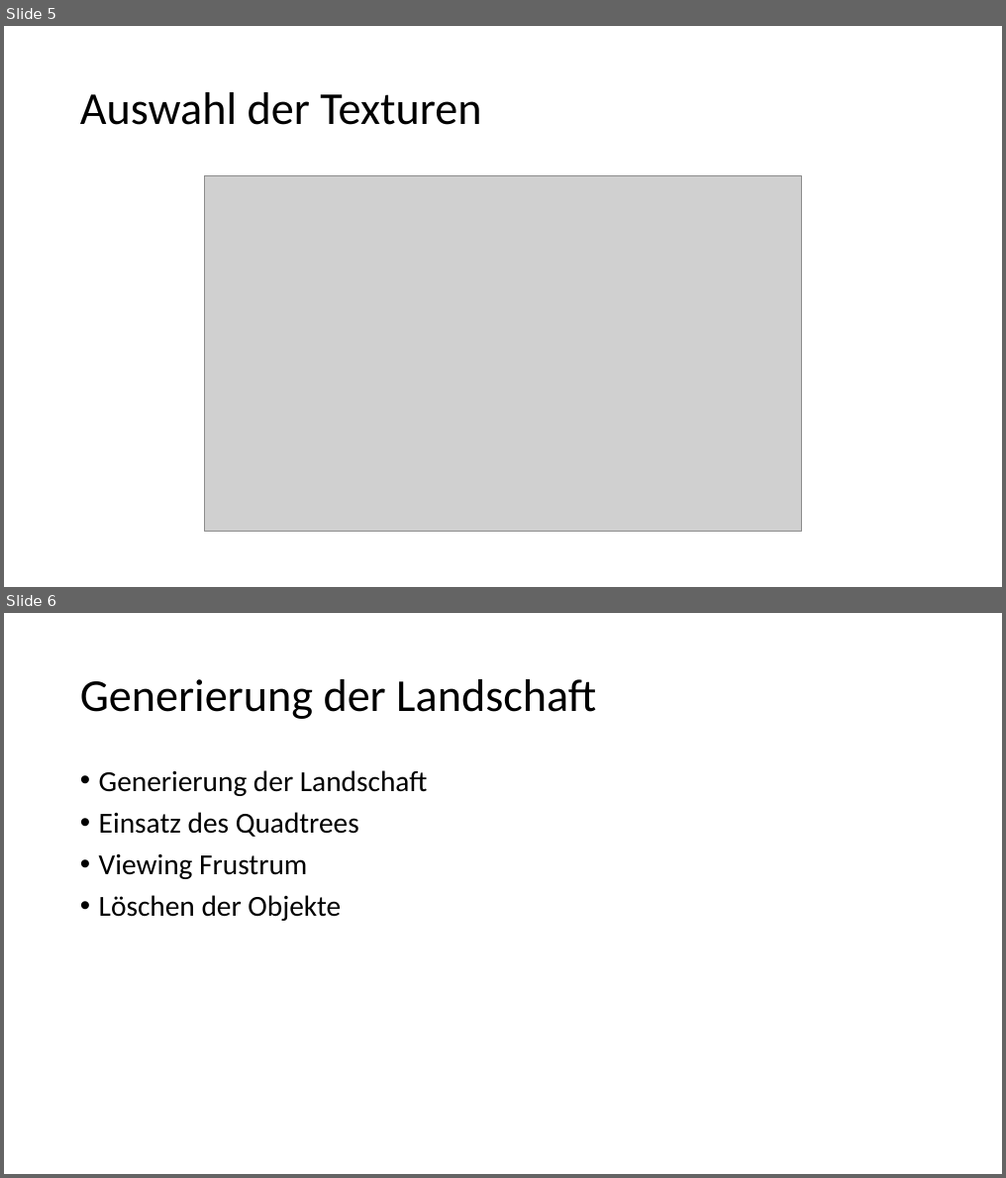
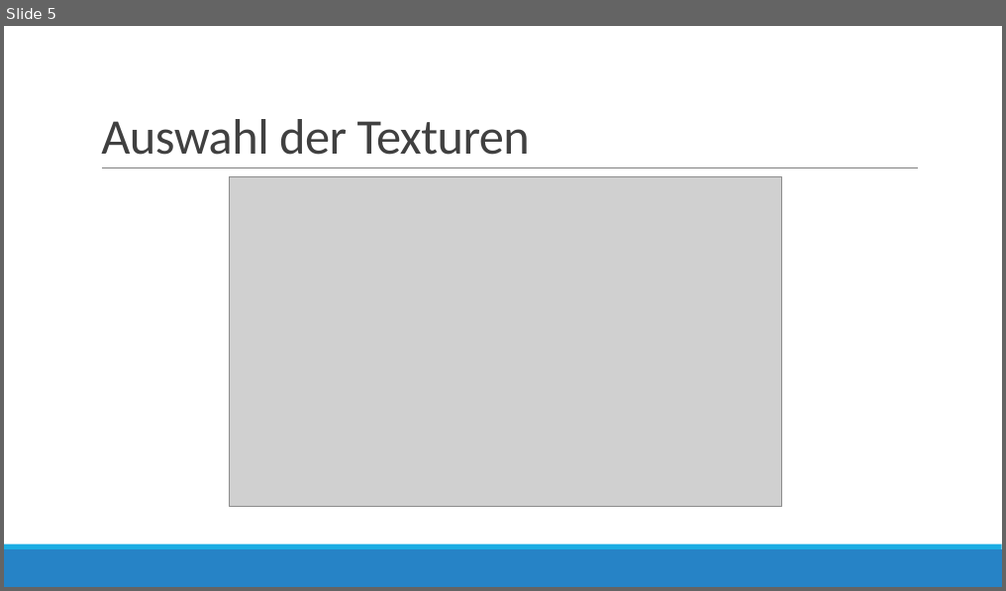
Before and after one commit to JanNiclasRuppenthal/SP_Portfolio01, a slide deck: slides/Portfolio01_Slides.pptx. Shown one above the other, each under a label of ours: slides 5 and 6 before the commit, slide 5 after it. The pictures are 1006x1178 and 1006x591 pixels, drawn with LibreOffice and Linux fonts; fonts in the diff are those of the drawing; grey boxes stand for pictures. Boxes give left, top, right and bottom in pixels: in the first picture for what was removed or moved away, otherwise in the second. Text is boxed around its words. In the diff, an @@ line names an element or a change of style, - is before the commit and + after.

```diff
--- a/slides/Portfolio01_Slides.pptx
+++ b/slides/Portfolio01_Slides.pptx
@@ slide 6 removed at (4,613,1002,1174), background #FFFFFF @@
@@ title removed at (80,679,596,719) @@
-Generierung der Landschaft
@@ text removed at (99,770,428,921) @@
-• Generierung der Landschaft
-• Einsatz des Quadtrees
-• Viewing Frustrum
-• Löschen der Objekte
@@ slide 5 changed as well @@
@@ title "Auswahl der Texturen": place and size @@
-title "Auswahl der Texturen" at (80,92,481,125)
+title "Auswahl der Texturen" at (101,119,530,155)
@@ title "Auswahl der Texturen" at (101,119,530,155): size 44 to 48 pt, text colour #000000 to #404040, letter spacing 0 to -0.5 pt; line spacing 0.9 to 0.85; vertical alignment middle to bottom @@
@@ line added from (102, 169) to (918, 169), #808080 0.5 pt @@
@@ picture: place and size @@
-picture at (205,175,801,532)
+picture at (230,177,781,506)
@@ rectangle added at (4,550,1002,587), fill #2683C6 @@
@@ rectangle added at (4,545,1002,550), fill #1CADE4 @@
```
Also in this commit, not shown: 11 other slides changed, 1 slide added, 2 other files.
